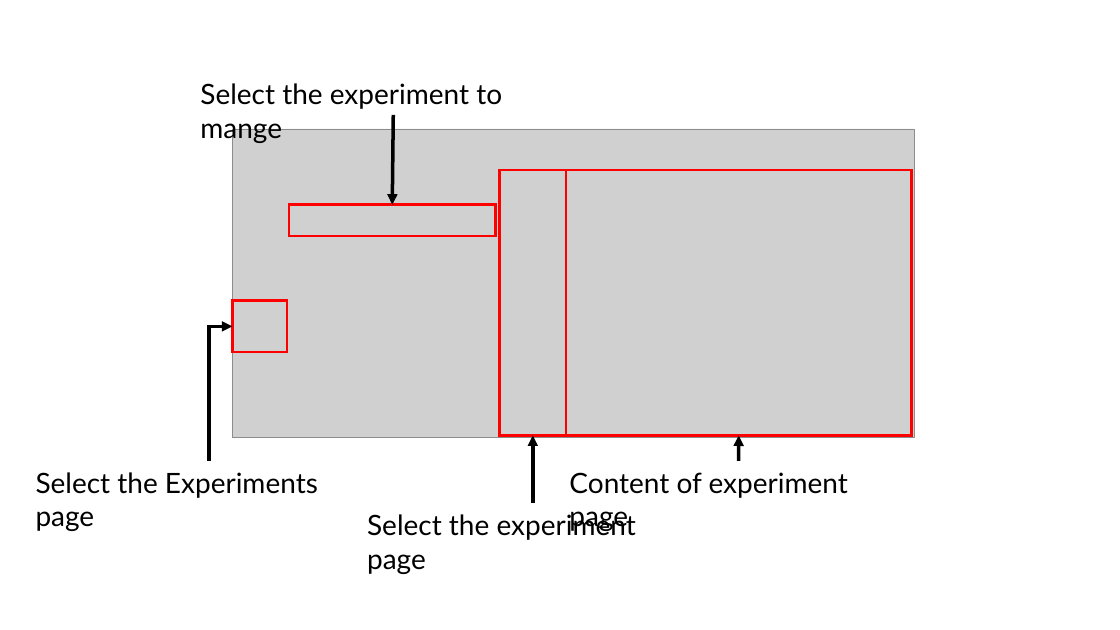
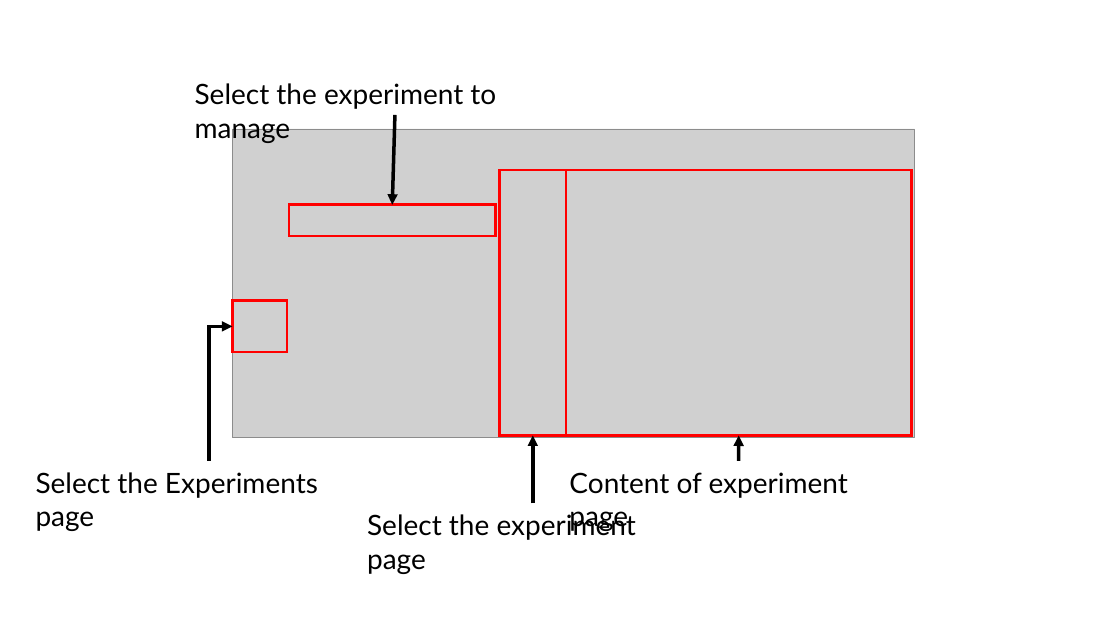
Before and after one commit to LabBench-Society/Protocols, a slide deck: slide 8 of intro.labbench/Illustrations/Illustrations (Introduction to LabBench).pptx. Drawn at 1120x630 pixels with LibreOffice and Linux fonts; fonts in the diff are those of the drawing; grey boxes stand for pictures. Boxes give left, top, right and bottom in pixels: in the first picture for what was removed or moved away, otherwise in the second. Text is boxed around its words. In the diff, an @@ line names an element or a change of style, - is before the commit and + after.

```diff
--- a/intro.labbench/Illustrations/Illustrations (Introduction to LabBench).pptx
+++ b/intro.labbench/Illustrations/Illustrations (Introduction to LabBench).pptx
@@ text at [195, 83, 496, 144]: text changed @@
-Select the experiment to mange
+Select the experiment to manage
```
Also in this commit, not shown: 1 other slide changed, 1 other file.
